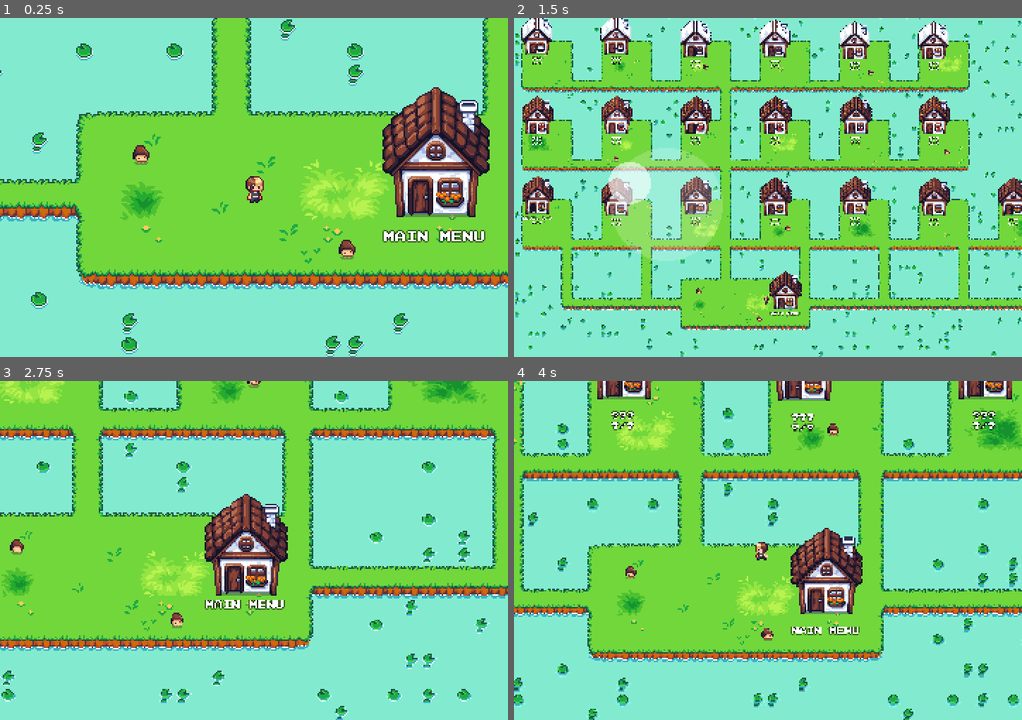
Above: before the commit, frames 1-4 (two rows, left to right).
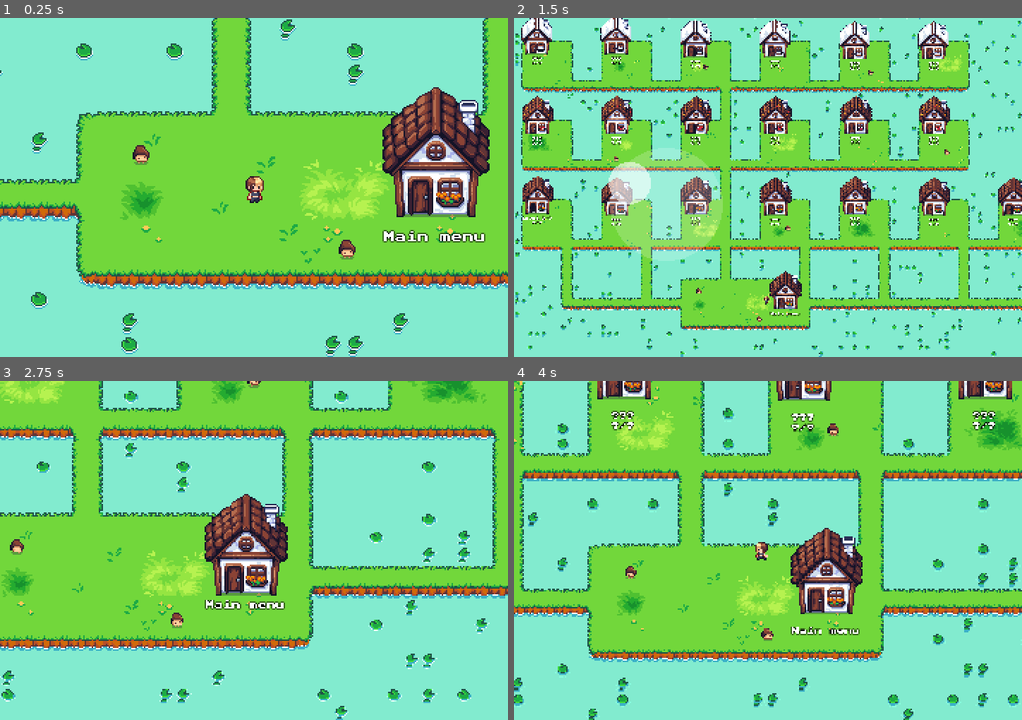
Above: after the commit, the same moments.

Repository: dmitrii-eremin/watch-your-step
Game: Godot game, scene res://scenes/levels/select_level.tscn
Same seed, same stepped clock (60 frames per second), same inputs: the game is played once before the commit and once after it. This scene is started directly instead of the project's main scene. Sound files missing from this copy of the repository are replaced by a short silence.
Inputs (mouse positions are in pixels of both pictures, inside the frame that each line leads up to):
- Up to frame 1 (0.25 s): no input
- Up to frame 2 (1.5 s): tap Enter (ui_accept) at 0.5, 0.77 s; move the mouse to (879, 170) at 0.52 s; hold Right (go_right) 0.53-1.25 s; hold F7 (look_at_whole_world) 0.53-1.25 s; click (879, 170) at 0.67 s; drag from (666, 204) to (524, 123) at 1.27 s
- Up to frame 3 (2.75 s): move the mouse to (304, 475) at 2.02 s; hold Right (go_right) from 2.03 s (still down); hold F7 (look_at_whole_world) from 2.03 s (still down)
- Up to frame 4 (4 s): release Right (go_right) at 2.75 s; release F7 (look_at_whole_world) at 2.75 s; drag from (742, 618) to (615, 499) at 2.77 s; move the mouse to (920, 601) at 3.52 s; hold Left (go_left) from 3.53 s (still down); hold F7 (look_at_whole_world) from 3.53 s (still down); tap Enter (ui_accept) at 3.77 s

The runs differ from the first frame. In frame 1, 0.3% of the frame differs, in the area x 77-96%, y 62-67%; in frame 2, less than 0.1%; in frame 3, 0.2%; in frame 4, 0.1%.

Commit message:
Added localization

Diff:
--- a/lang.csv
+++ b/lang.csv
@@ -1,6 +1,17 @@
-keys,en,ru,fin
+keys,en,ru,fi
+COMMON_LEVEL,"Level","Уровень","Taso"
+MENU_GOTO_MAIN_MENU,"Main menu","Главное меню","Päävalikko"
 MENU_START_GAME,"Start Game","Начать игру","Jatka peli"
 MENU_SELECT_LEVEL,"Select Level","Выбрать уровень","Valitse taso"
 MENU_AUTHORS_POINTER,"Authors ->","Авторы ->","Tekijät ->"
 MENU_AUTHORS_CONTENT,"Code and Idea:\n    Arctic Code Games\n\nArt and Music:\n    Free\n\nThanks for playing!\nI hope  …(268 unchanged characters)…
 MENU_SECRET_NPC,"I am not ready yet\nCome back later.","Я еще не готов,\nвозвращайся позже.","En ole valmis vielä,\nTule takaisin myöhemmin."
+PAUSE_TITLE,"PAUSE","ПАУЗА","TAUKO"
+PAUSE_RESUME,"RESUME","ПРОДОЛЖИТЬ","Jatka"
+PAUSE_MAIN_MENU,"MAIN MENU","МЕНЮ","PÄÄVALIKKO"
+MUSHROOM_MOM_MESSAGE,"Oh no, all my\nmushrooms\nare lost. Could you\nplease help me\nto find them?","О нет, все мои\nгрибочки потерялись!\nТы поможешь мне\nнайти их?","Voi ei, minun kaikki\nsienet ovat hävinneet,\nvoisitko auttaa minua\netsimään niitä?"
+LEVEL_COMPLETED_COLLECTED,"Collected:","Собрано:","Kerätty:"
+LEVEL_COMPLETED_WIN_TITLE,"Level Completed!","Уровень завершен!","Taso suoritettu!"
+LEVEL_COMPLETED_WIN_ACTIONS,"Press to continue...","Нажми для продолжения...","Paina jatkaaksesi..."
+LEVEL_COMPLETED_LOST_TITLE,"You lost. Maybe next time...","Ты проиграл. Может быть, в следующий раз...","Hävisit. Ehkä seuraavalla kerralla..."
+LEVEL_COMPLETED_LOST_ACTIONS,"Press to restart...","Нажми, чтобы начать заново...","Paina aloittaaksesi uudelleen..."
--- a/project.godot
+++ b/project.godot
@@ -70,7 +70,7 @@
 
 [internationalization]
 
-locale/translations=PackedStringArray("res://lang.en.translation", "res://lang.fin.translation", "res://lang.ru.translation")
+locale/translations=PackedStringArray("res://lang.en.translation", "res://lang.ru.translation", "res://lang.fi.translation")
 
 [rendering]
 
--- a/scenes/levels/menu_level.tscn
+++ b/scenes/levels/menu_level.tscn
@@ -106,14 +106,7 @@
 offset_top = -35.0
 offset_right = 760.0
 offset_bottom = 50.0
-text = "Code and Idea:
-    Arctic Code Games
-
-Art and Music:
-    Free
-
-Thanks for playing!
-I hope you enjoy the game!"
+text = "MENU_AUTHORS_CONTENT"
 autowrap_trim_flags = 0
 
 [node name="NPC" type="Node2D" parent="YSortedObjects" index="5"]
--- a/scenes/levels/select_level.gd
+++ b/scenes/levels/select_level.gd
@@ -15,9 +15,9 @@
 		_update_house_label(house)
 
 func _update_house_label(house: Node2D) -> void:
-	var scene_name: Variant = house.get_meta(&"scene_name")
-	if scene_name == null:
+	if not house.has_meta(&"scene_name"):
 		return
+	var scene_name: String = house.get_meta(&"scene_name")
 	var info = Globals.LEVELS[scene_name]
 	if info == null:
 		return
@@ -28,7 +28,7 @@
 	var collected: String = ("%d" % [scores.get_score(scene_name)]) if scores.get_score(scene_name) > 0 else "?"
 	var target: String = ("%d" % [scores.get_target(scene_name)]) if scores.get_target(scene_name) > 0 else "?"
 	if is_opened:
-		house.set_house_label("LEVEL %s\n%s/%s" % [info.name, collected, target])
+		house.set_house_label("%s %s\n%s/%s" % [tr(&"COMMON_LEVEL"), info.name, collected, target])
 	else:
 		house.set_house_label("???\n?/?")
 	house.open_door(is_opened)
--- a/scenes/levels/select_level.tscn
+++ b/scenes/levels/select_level.tscn
@@ -24,114 +24,114 @@
 
 [node name="Level00" parent="YSortedObjects/Houses" index="0" instance=ExtResource("3_2mq08")]
 position = Vector2(104, 457)
-label_text = "LEVEL 0-0"
+label_text = "COMMON_LEVEL 0-0"
 metadata/scene_name = "level00"
 
 [node name="Level11" parent="YSortedObjects/Houses" index="1" instance=ExtResource("3_2mq08")]
 position = Vector2(296, 461)
-label_text = "LEVEL 1-1"
+label_text = "COMMON_LEVEL 1-1"
 metadata/scene_name = "level01"
 
 [node name="Level12" parent="YSortedObjects/Houses" index="2" instance=ExtResource("3_2mq08")]
 position = Vector2(488, 459)
-label_text = "LEVEL 1-2"
+label_text = "COMMON_LEVEL 1-2"
 metadata/scene_name = "level02"
 
 [node name="Level13" parent="YSortedObjects/Houses" index="3" instance=ExtResource("3_2mq08")]
 position = Vector2(680, 461)
-label_text = "LEVEL 1-3"
+label_text = "COMMON_LEVEL 1-3"
 metadata/scene_name = "level03"
 
 [node name="Level14" parent="YSortedObjects/Houses" index="4" instance=ExtResource("3_2mq08")]
 position = Vector2(873, 459)
-label_text = "LEVEL 1-4"
+label_text = "COMMON_LEVEL 1-4"
 metadata/scene_name = "level04"
 
 [node name="Level15" parent="YSortedObjects/Houses" index="5" instance=ExtResource("3_2mq08")]
 position = Vector2(1064, 461)
-label_text = "LEVEL 1-5"
+label_text = "COMMON_LEVEL 1-5"
 metadata/scene_name = "level05"
 
 [node name="Level16" parent="YSortedObjects/Houses" index="6" instance=ExtResource("3_2mq08")]
 position = Vector2(1256, 461)
-label_text = "LEVEL 1-6"
+label_text = "COMMON_LEVEL 1-6"
 metadata/scene_name = "level06"
 
 [node name="Level21" parent="YSortedObjects/Houses" index="7" instance=ExtResource("3_2mq08")]
 position = Vector2(104, 265)
-label_text = "LEVEL 2-1"
+label_text = "COMMON_LEVEL 2-1"
 season = 1
 metadata/scene_name = "level10"
 
 [node name="Level22" parent="YSortedObjects/Houses" index="8" instance=ExtResource("3_2mq08")]
 position = Vector2(296, 264)
-label_text = "LEVEL 2-2"
+label_text = "COMMON_LEVEL 2-2"
 season = 1
 metadata/scene_name = "level11"
 
 [node name="Level23" parent="YSortedObjects/Houses" index="9" instance=ExtResource("3_2mq08")]
 position = Vector2(488, 265)
-label_text = "LEVEL 2-3"
+label_text = "COMMON_LEVEL 2-3"
 season = 1
 metadata/scene_name = "level12"
 
 [node name="Level24" parent="YSortedObjects/Houses" index="10" instance=ExtResource("3_2mq08")]
 position = Vector2(680, 265)
-label_text = "LEVEL 2-4"
+label_text = "COMMON_LEVEL 2-4"
 season = 1
 metadata/scene_name = "level13"
 
 [node name="Level25" parent="YSortedObjects/Houses" index="11" instance=ExtResource("3_2mq08")]
 position = Vector2(875, 264)
-label_text = "LEVEL 2-5"
+label_text = "COMMON_LEVEL 2-5"
 season = 1
 metadata/scene_name = "level14"
 
 [node name="Level26" parent="YSortedObjects/Houses" index="12" instance=ExtResource("3_2mq08")]
 position = Vector2(1064, 265)
-label_text = "LEVEL 2-6"
+label_text = "COMMON_LEVEL 2-6"
 season = 1
 metadata/scene_name = "level15"
 
 [node name="Level33" parent="YSortedObjects/Houses" index="13" instance=ExtResource("3_2mq08")]
 position = Vector2(488, 79)
-label_text = "LEVEL 3-3"
+label_text = "COMMON_LEVEL 3-3"
 season = 2
 metadata/scene_name = "level22"
 
 [node name="Level34" parent="YSortedObjects/Houses" index="14" instance=ExtResource("3_2mq08")]
 position = Vector2(680, 79)
-label_text = "LEVEL 3-4"
+label_text = "COMMON_LEVEL 3-4"
 season = 2
 metadata/scene_name = "level23"
 
 [node name="Level35" parent="YSortedObjects/Houses" index="15" instance=ExtResource("3_2mq08")]
 position = Vector2(873, 84)
-label_text = "LEVEL 3-5"
+label_text = "COMMON_LEVEL 3-5"
 season = 2
 metadata/scene_name = "level24"
 
 [node name="Level36" parent="YSortedObjects/Houses" index="16" instance=ExtResource("3_2mq08")]
 position = Vector2(1064, 84)
-label_text = "LEVEL 3-6"
+label_text = "COMMON_LEVEL 3-6"
 season = 2
 metadata/scene_name = "level25"
 
 [node name="Level31" parent="YSortedObjects/Houses" index="17" instance=ExtResource("3_2mq08")]
 position = Vector2(104, 71)
-label_text = "LEVEL 3-1"
+label_text = "COMMON_LEVEL 3-1"
 season = 2
 metadata/scene_name = "level20"
 
 [node name="Level32" parent="YSortedObjects/Houses" index="18" instance=ExtResource("3_2mq08")]
 position = Vector2(296, 71)
-label_text = "LEVEL 3-2"
+label_text = "COMMON_LEVEL 3-2"
 season = 2
 metadata/scene_name = "level21"
 
 [node name="HouseBack" parent="YSortedObjects/Houses" index="19" instance=ExtResource("3_2mq08")]
 position = Vector2(704, 688)
-label_text = "MAIN MENU"
+label_text = "MENU_GOTO_MAIN_MENU"
 
 [node name="Mushrooms" type="Node2D" parent="YSortedObjects" index="3"]
 y_sort_enabled = true
--- a/scenes/menu_level.gd
+++ b/scenes/menu_level.gd
@@ -3,6 +3,7 @@
 @onready var _original_mushroom_house = $YSortedObjects/MushroomHouse
 
 func _ready() -> void:
+	TranslationServer.set_locale(OS.get_locale_language())
 	_initialize_camera()
 	_hud.show_stats(false)
 	_original_mushroom_house.call_deferred("queue_free")
--- a/scenes/ui/level_completed.gd
+++ b/scenes/ui/level_completed.gd
@@ -12,13 +12,13 @@
 var _is_already_handler: bool = false
 
 const TITLES: Dictionary[bool, String] = {
-	false: "Level Completed!",
-	true: "You lost. Maybe next time...",
+	false: "LEVEL_COMPLETED_WIN_TITLE",
+	true: "LEVEL_COMPLETED_LOST_TITLE",
 }
 
 const ACTIONS: Dictionary[bool, String] = {
-	false: "Press to continue...",
-	true: "Press to restart...",
+	false: "LEVEL_COMPLETED_WIN_ACTIONS",
+	true: "LEVEL_COMPLETED_LOST_ACTIONS",
 }
 
 func set_is_died(died: bool) -> void:
@@ -39,8 +39,8 @@
 		scores.update_score(Globals.current_level, Globals.collected_mushrooms_count, Globals.target_mushrooms_count)
 
 func _update_texts() -> void:
-	_title_label.text = TITLES[is_died]
-	_action_label.text = ACTIONS[is_died]
+	_title_label.text = tr(TITLES[is_died])
+	_action_label.text = tr(ACTIONS[is_died])
 	_collected.text = "%d/%d" % [
 		Globals.collected_mushrooms_count,
 		Globals.target_mushrooms_count,
--- a/scenes/ui/level_completed_summer.tscn
+++ b/scenes/ui/level_completed_summer.tscn
@@ -88,7 +88,7 @@
 offset_bottom = 112.0
 grow_horizontal = 2
 size_flags_horizontal = 3
-text = "Collected:"
+text = "LEVEL_COMPLETED_COLLECTED"
 label_settings = ExtResource("6_6nsc7")
 horizontal_alignment = 1
 
--- a/scenes/ui/pause_menu.tscn
+++ b/scenes/ui/pause_menu.tscn
@@ -24,7 +24,7 @@
 offset_bottom = 64.0
 grow_horizontal = 2
 size_flags_horizontal = 3
-text = "PAUSE"
+text = "PAUSE_TITLE"
 label_settings = ExtResource("1_6tw0m")
 horizontal_alignment = 1
 
@@ -39,7 +39,7 @@
 offset_bottom = 144.0
 grow_horizontal = 1
 grow_vertical = 1
-title = "RESUME"
+title = "PAUSE_RESUME"
 
 [node name="MainMenuGameButton" parent="." instance=ExtResource("3_f6eus")]
 z_index = 200
@@ -52,7 +52,7 @@
 offset_bottom = 196.0
 grow_horizontal = 1
 grow_vertical = 1
-title = "MAIN MENU"
+title = "PAUSE_MAIN_MENU"
 
 [connection signal="pressed" from="ResumeGameButton" to="." method="_on_resume_button_pressed"]
 [connection signal="pressed" from="MainMenuGameButton" to="." method="_on_main_menu_button_pressed"]
Not shown, changed: lang.csv.import
